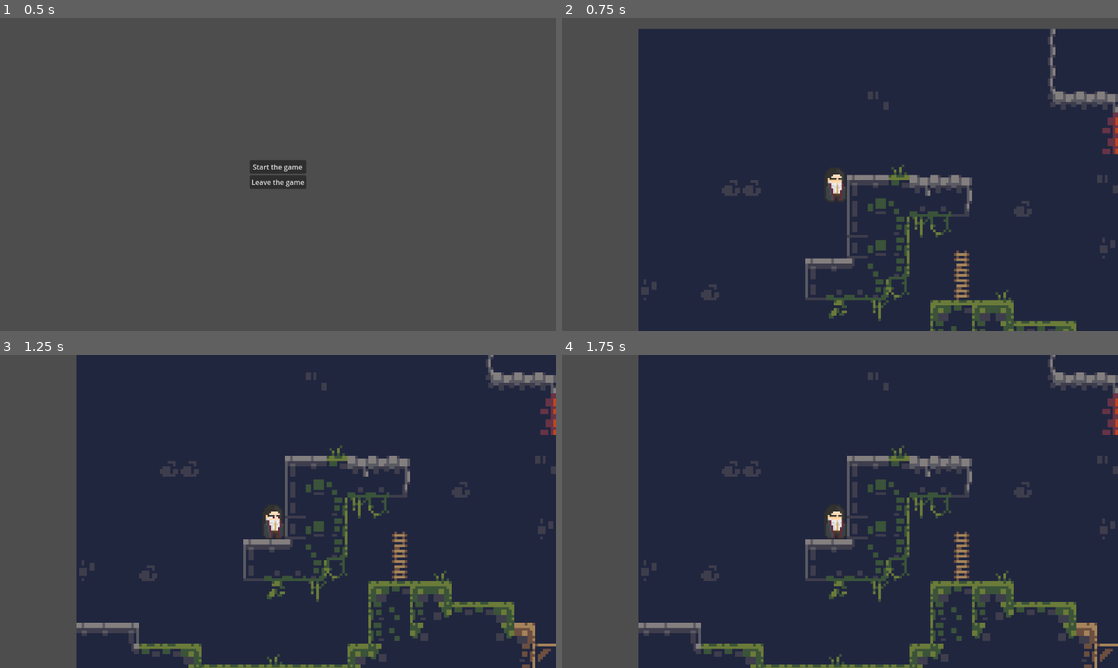
Above: before the commit, frames 1-4 (two rows, left to right).
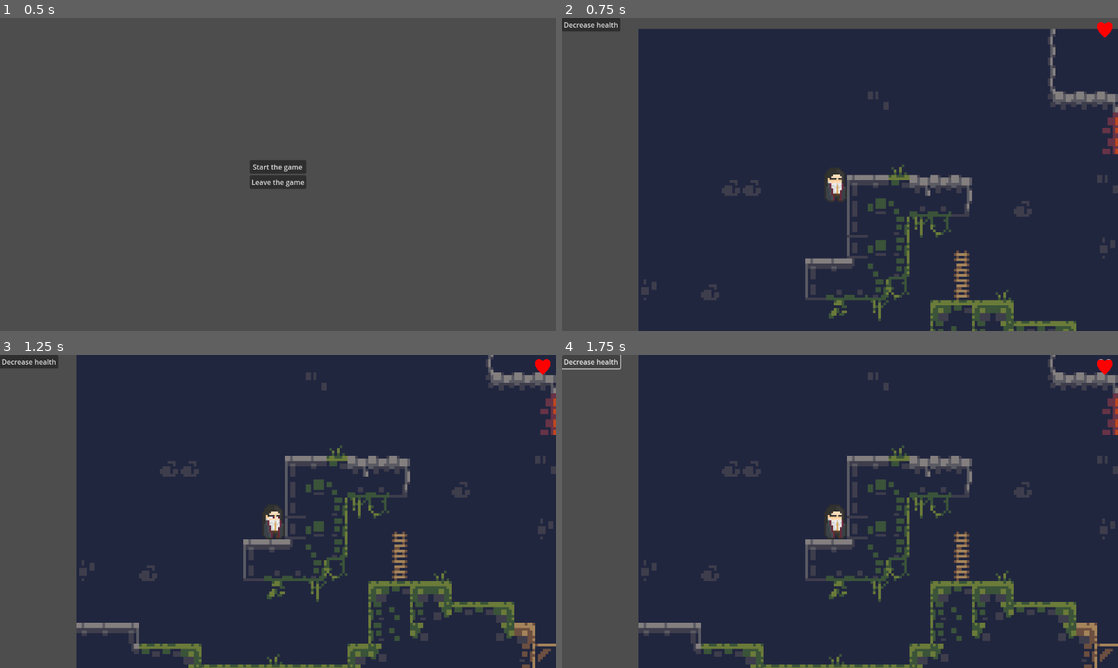
Above: after the commit, the same moments.

Repository: Kaporos/VampireLight
Game: Godot game, scene res://scenes/menu.tscn
The game is run twice, just before and just after one commit, with the same random seed, the same clock (stepped at 60 frames per second) and the same inputs.
Inputs (mouse positions are in pixels of both pictures, inside the frame that each line leads up to):
- Up to frame 1 (0.5 s): no input
- Up to frame 2 (0.75 s): click "Start the game" at 0.5 s
- Up to frame 3 (1.25 s): no input
- Up to frame 4 (1.75 s): click (589, 361) at 1.25 s, where only the run after the commit has a clickable "Decrease health"

Frame 1 is identical in both runs. In frame 2, 0.5% of the frame differs, in the area x 0-99%, y 0-7%; in frame 3, 0.5%; in frame 4, 0.2%.

Commit message:
adding health stats

Diff:
--- /dev/null
+++ b/resources/HealthStats.gd
@@ -0,0 +1,17 @@
+extends Resource
+class_name HealthStats
+
+signal health_changed(value);
+
+@export var health: int = 100: set=_changed;
+@export var maxHealth: int = 115;
+
+func heal(value):
+	health += value;
+
+func hit(value):
+	health -= value;
+
+func _changed(value):
+	health_changed.emit(value)
+	health = value
--- a/scenes/level_design.tscn
+++ b/scenes/level_design.tscn
@@ -1,8 +1,15 @@
-[gd_scene load_steps=4 format=3 uid="uid://c7uma5pfs22tx"]
+[gd_scene load_steps=7 format=3 uid="uid://c7uma5pfs22tx"]
 
 [ext_resource type="PackedScene" uid="uid://bfg0pl4n5f661" path="res://scenes/protagonist/vampire.tscn" id="1_52hp8"]
 [ext_resource type="TileSet" uid="uid://dqiohjw4a40w2" path="res://resources/level_tileset.tres" id="1_cm01s"]
+[ext_resource type="PackedScene" uid="uid://nts0a2yks63o" path="res://scenes/HUD.tscn" id="1_dp0kw"]
 [ext_resource type="Script" path="res://levels/level1/tilemap1.gd" id="2_4wxai"]
+[ext_resource type="Script" path="res://resources/HealthStats.gd" id="4_s0ysw"]
+
+[sub_resource type="Resource" id="Resource_pq4g1"]
+script = ExtResource("4_s0ysw")
+health = 100
+maxHealth = 115
 
 [node name="level_design" type="Node2D"]
 
@@ -16,3 +23,9 @@
 
 [node name="Vampire" parent="." instance=ExtResource("1_52hp8")]
 position = Vector2(414, 261)
+stats = SubResource("Resource_pq4g1")
+
+[node name="CanvasLayer" type="CanvasLayer" parent="."]
+
+[node name="HUD" parent="CanvasLayer" node_paths=PackedStringArray("player") instance=ExtResource("1_dp0kw")]
+player = NodePath("../../Vampire")
--- a/scenes/protagonist/vampire.gd
+++ b/scenes/protagonist/vampire.gd
@@ -1,5 +1,6 @@
 extends Node2D
-
+class_name Vampire
+@export var stats: HealthStats;
 # @onready var humanoid = load("res://scenes/protagonist/humanoid.tscn")
 
 # Called when the node enters the scene tree for the first time.
--- a/scripts/HUD.gd
+++ b/scripts/HUD.gd
@@ -1,18 +1,15 @@
 extends Control
 
 
-@export var maxHealth = 100;
-var health = maxHealth: set = _setted_health;
+@export var player: Vampire;
+
 
 func _ready():
-	reset();
+	player.stats.health_changed.connect(health_changed)
 
-func reset():
-	health = maxHealth
+func health_changed(value):
+	$Health.value = value
 
-func _setted_health(value):
-	$Health.value = health;
-	health = value
 
 func _on_button_pressed():
-	health -= 5
+	player.stats.hit(10)
